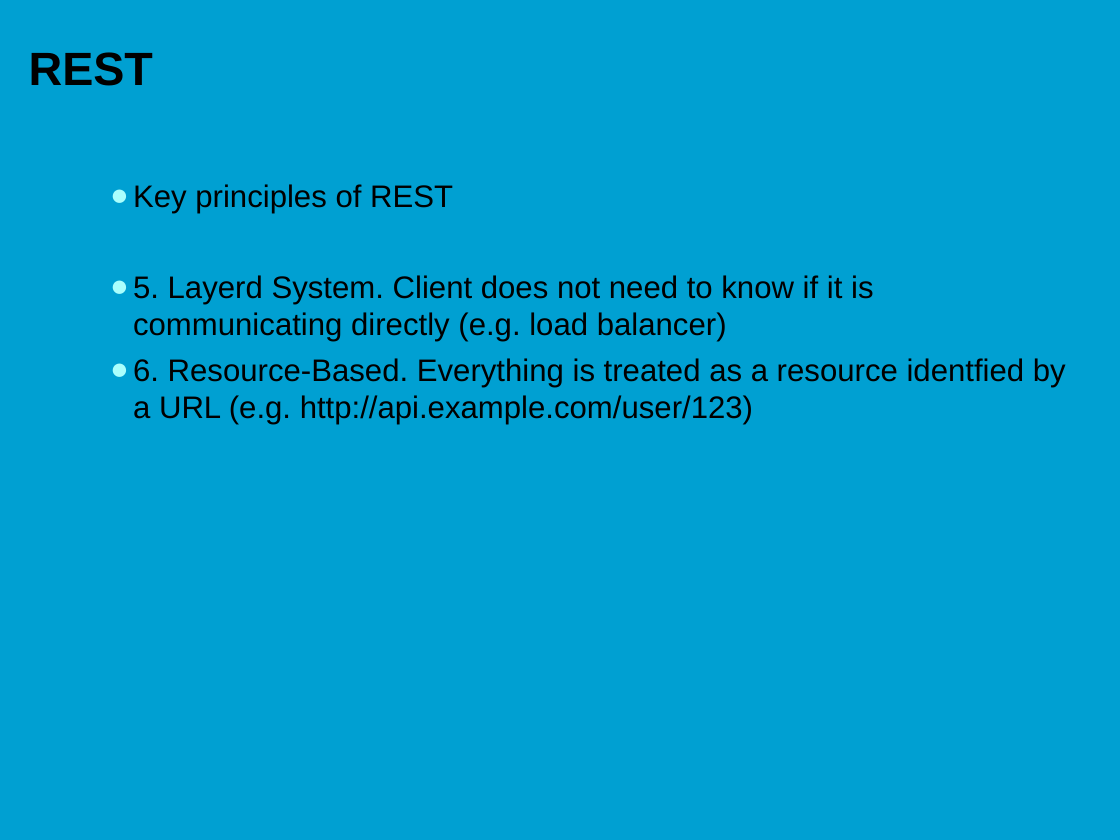
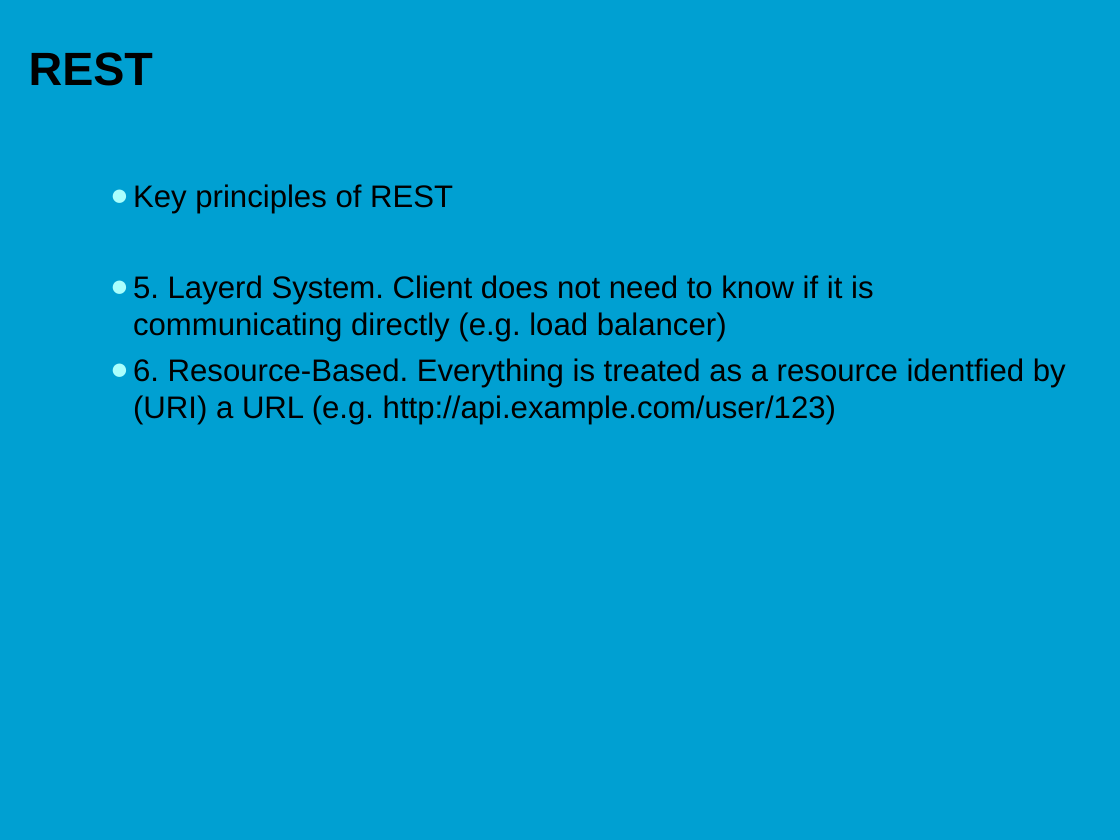
Before and after one commit to HU-TI-DEV/TI-S3, a slide deck: slide 29 of onderwijsmateriaal/presentaties/Communication_Protocols_v1.0.pptx. Drawn at 1120x840 pixels with LibreOffice and Linux fonts; fonts in the diff are those of the drawing; background and template pictures are left out. Boxes give left, top, right and bottom in pixels: in the first picture for what was removed or moved away, otherwise in the second. Text is boxed around its words. In the diff, an @@ line names an element or a change of style, - is before the commit and + after.

Commit message:
powerpoint updated?

```diff
--- a/onderwijsmateriaal/presentaties/Communication_Protocols_v1.0.pptx
+++ b/onderwijsmateriaal/presentaties/Communication_Protocols_v1.0.pptx
@@ text at <box>133,358,1066,424</box>: text changed @@
-  ● 6. Resource-Based. Everything is treated as a resource identfied by a URL (e.g. http://api.example.com/user/123)
+  ● 6. Resource-Based. Everything is treated as a resource identfied by (URI) a URL (e.g. http://api.example.com/user/123)
```
Also in this commit, not shown: 1 other slide changed.
